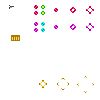
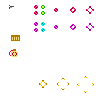
Layered file, before and after one edit (100x100). Changes by layer:
added layer "Layer 12" above "Layer 11" over [9, 49, 18, 57]
added layer "Layer 11" above "Layer 10" over [9, 49, 18, 57]
